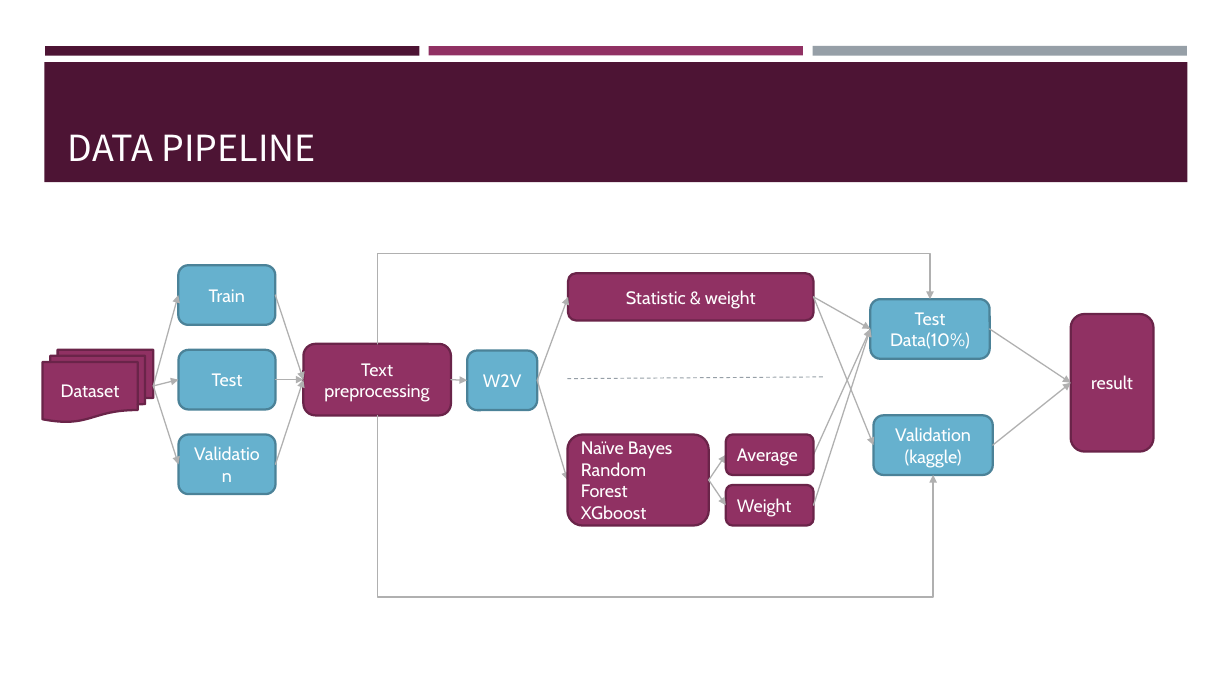
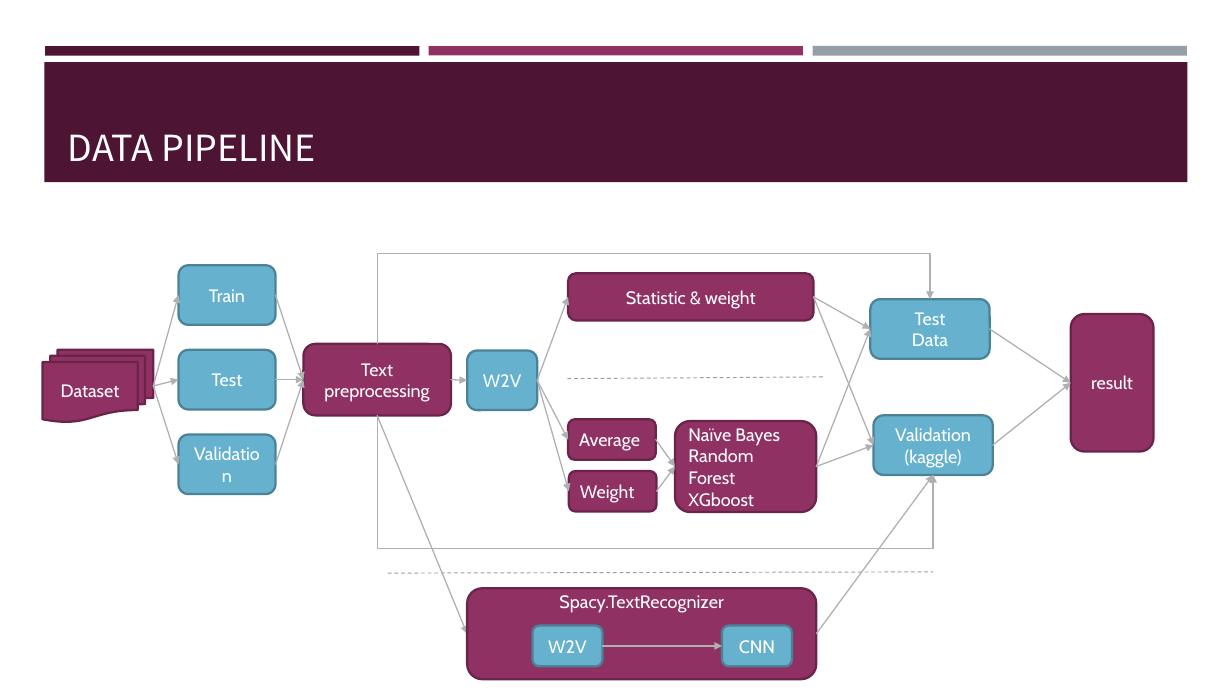
Before and after one commit to frankye1000/NYCU-DigitalMedicine, a slide deck: slide 5 of Case_Presentation_1/ppt/case1_CT_02.pptx. Drawn at 1232x693 pixels with LibreOffice and Linux fonts; fonts in the diff are those of the drawing. Boxes give left, top, right and bottom in pixels: in the first picture for what was removed or moved away, otherwise in the second. Text is boxed around its words. In the diff, an @@ line names an element or a change of style, - is before the commit and + after.

```diff
--- a/Case_Presentation_1/ppt/case1_CT_02.pptx
+++ b/Case_Presentation_1/ppt/case1_CT_02.pptx
@@ arrow moved from (813, 455) - (871, 329) to (816, 467) - (871, 329) @@
@@ text in rounded rectangle at bbox=[912, 333, 948, 346]: text changed @@
-Data(10%)
+Data
@@ arrow moved from (537, 381) - (567, 481) to (537, 381) - (569, 492) @@
@@ arrow added from (537, 381) to (568, 440), #B0B0B0 1 pt @@
@@ elbow arrow (377, 416) - (933, 475): route changed @@
@@ arrow added from (377, 416) to (468, 634), #B0B0B0 1 pt @@
@@ rounded rectangle "Average": place and size @@
-rounded rectangle "Average" at bbox=[726, 434, 814, 475]
+rounded rectangle "Average" at bbox=[568, 420, 656, 460]
@@ arrow moved from (709, 481) - (726, 455) to (656, 440) - (675, 467) @@
@@ rounded rectangle "Naïve Bayes": place and size @@
-rounded rectangle "Naïve Bayes" at bbox=[567, 434, 709, 526]
+rounded rectangle "Naïve Bayes" at bbox=[675, 421, 816, 513]
@@ arrow moved from (813, 506) - (871, 329) to (816, 467) - (873, 445) @@
@@ rounded rectangle "Weight": place and size @@
-rounded rectangle "Weight" at bbox=[726, 485, 814, 526]
+rounded rectangle "Weight" at bbox=[569, 471, 657, 512]
@@ arrow moved from (709, 481) - (726, 506) to (657, 492) - (675, 467) @@
@@ arrow added from (816, 634) to (933, 475), #B0B0B0 1 pt @@
@@ line added from (388, 573) to (933, 572), #969FA7 0.75 pt dashed @@
@@ rounded rectangle added at bbox=[468, 589, 817, 680], fill #903163, outline #6B2449 1.75 pt, 14 pt, text #FFFFFF @@
+Spacy.TextRecognizer
@@ rounded rectangle added at bbox=[532, 626, 603, 666], fill #66B1CE, outline #4B8398 1.75 pt, 14 pt, text #FFFFFF @@
+W2V
@@ rounded rectangle added at bbox=[722, 626, 792, 666], fill #66B1CE, outline #4B8398 1.75 pt, 14 pt, text #FFFFFF @@
+CNN
@@ arrow added from (603, 646) to (722, 646), #B0B0B0 1 pt @@
```
Also in this commit, not shown: 3 other slides changed, 2 slides added, 3 other files.
